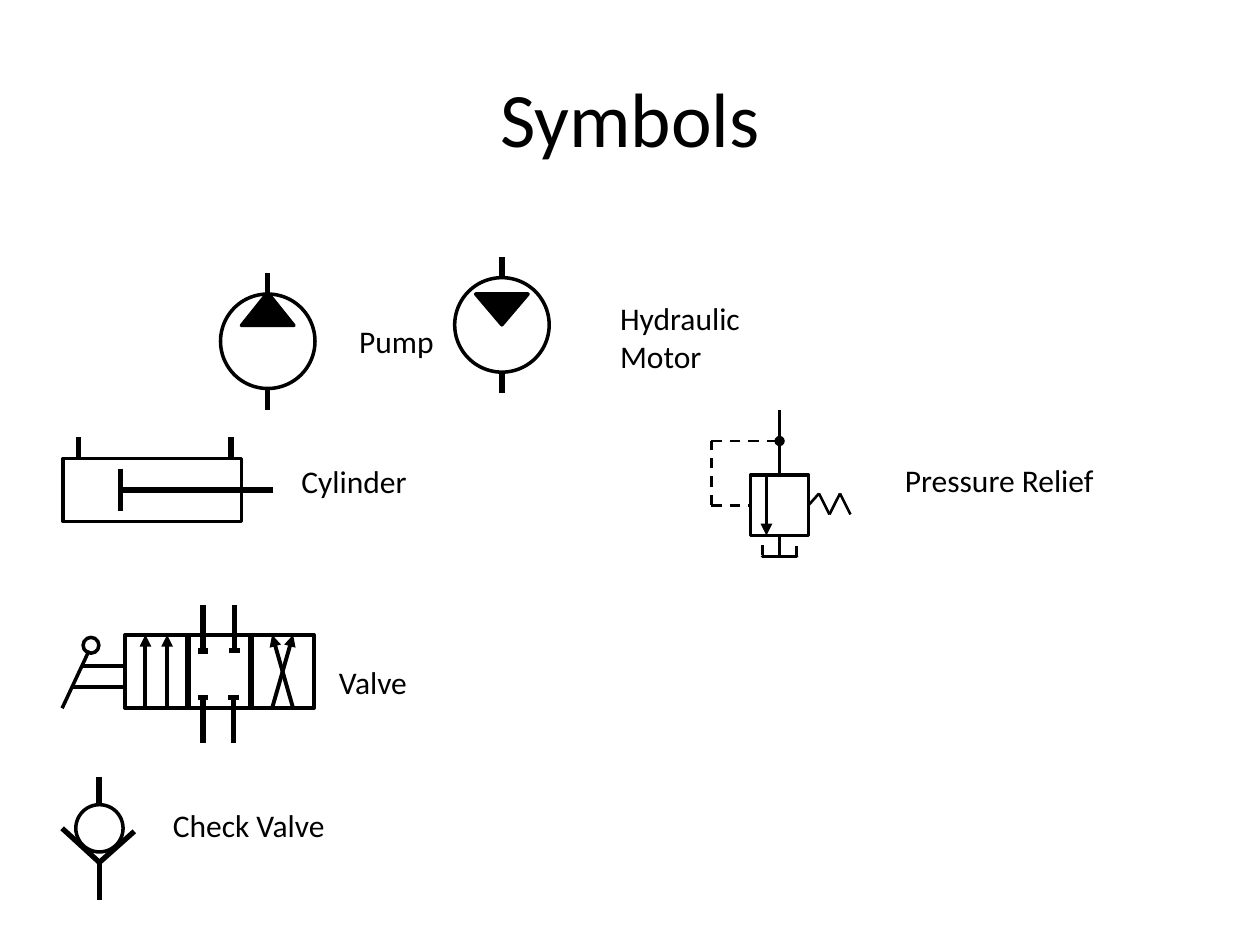
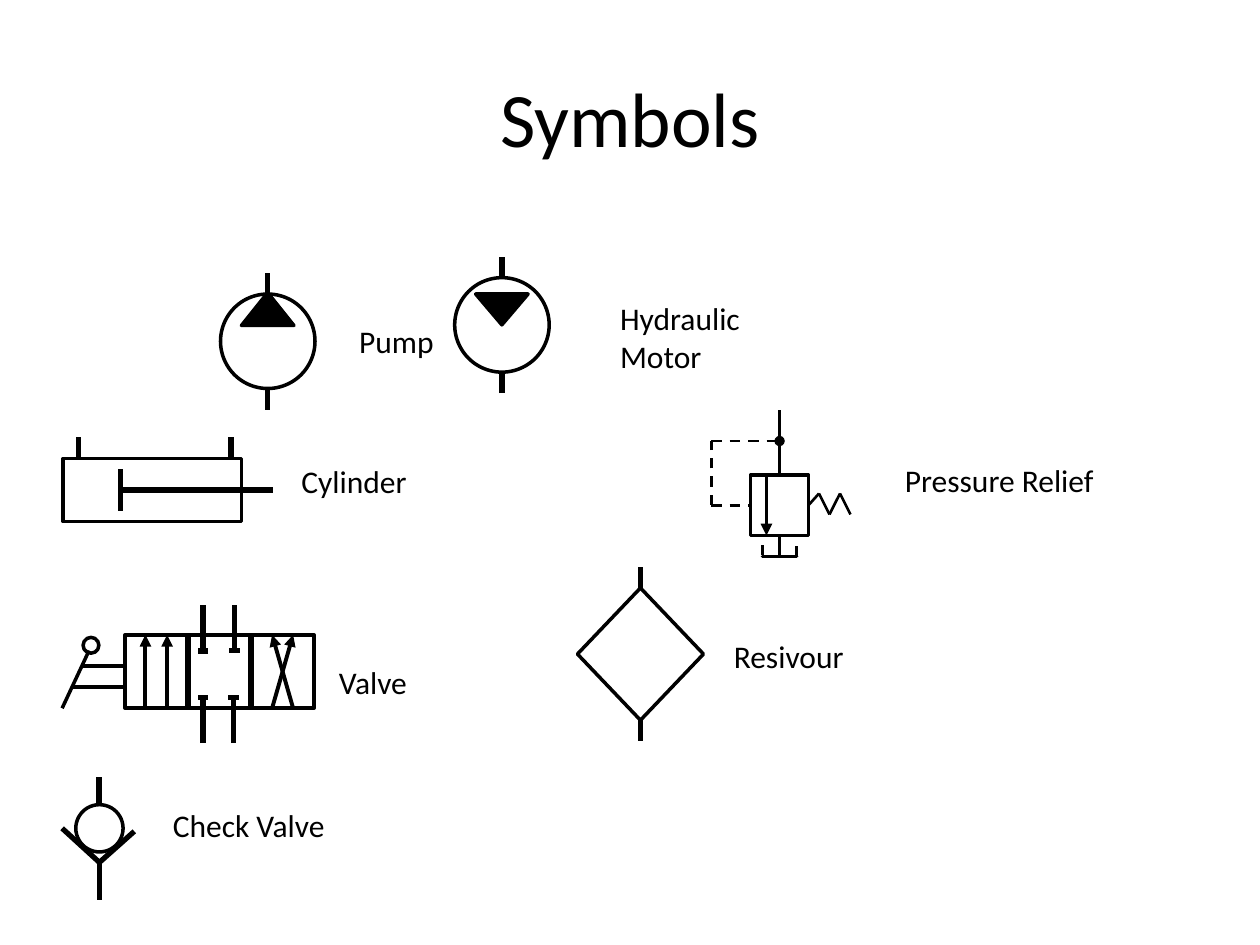
Before and after one commit to TheBengineer/Bridge-Tester, a slide deck: slide 1 of Design/Subsystems/Hydraulic.pptx. Drawn at 1260x945 pixels with LibreOffice and Linux fonts; fonts in the diff are those of the drawing. Boxes give left, top, right and bottom in pixels: in the first picture for what was removed or moved away, otherwise in the second. Text is boxed around its words. In the diff, an @@ line names an element or a change of style, - is before the commit and + after.

```diff
--- a/Design/Subsystems/Hydraulic.pptx
+++ b/Design/Subsystems/Hydraulic.pptx
@@ line added from (640, 588) to (640, 567), #000000 3 pt @@
@@ diamond added at bbox=[577, 588, 703, 721], fill #FFFFFF, outline #000000 2 pt @@
@@ text added at bbox=[734, 646, 844, 669], 18 pt, text #000000 @@
+Resivour
@@ line added from (640, 741) to (640, 719), #000000 3 pt @@
```
Also in this commit, not shown: 1 slide added, 1 other file.
